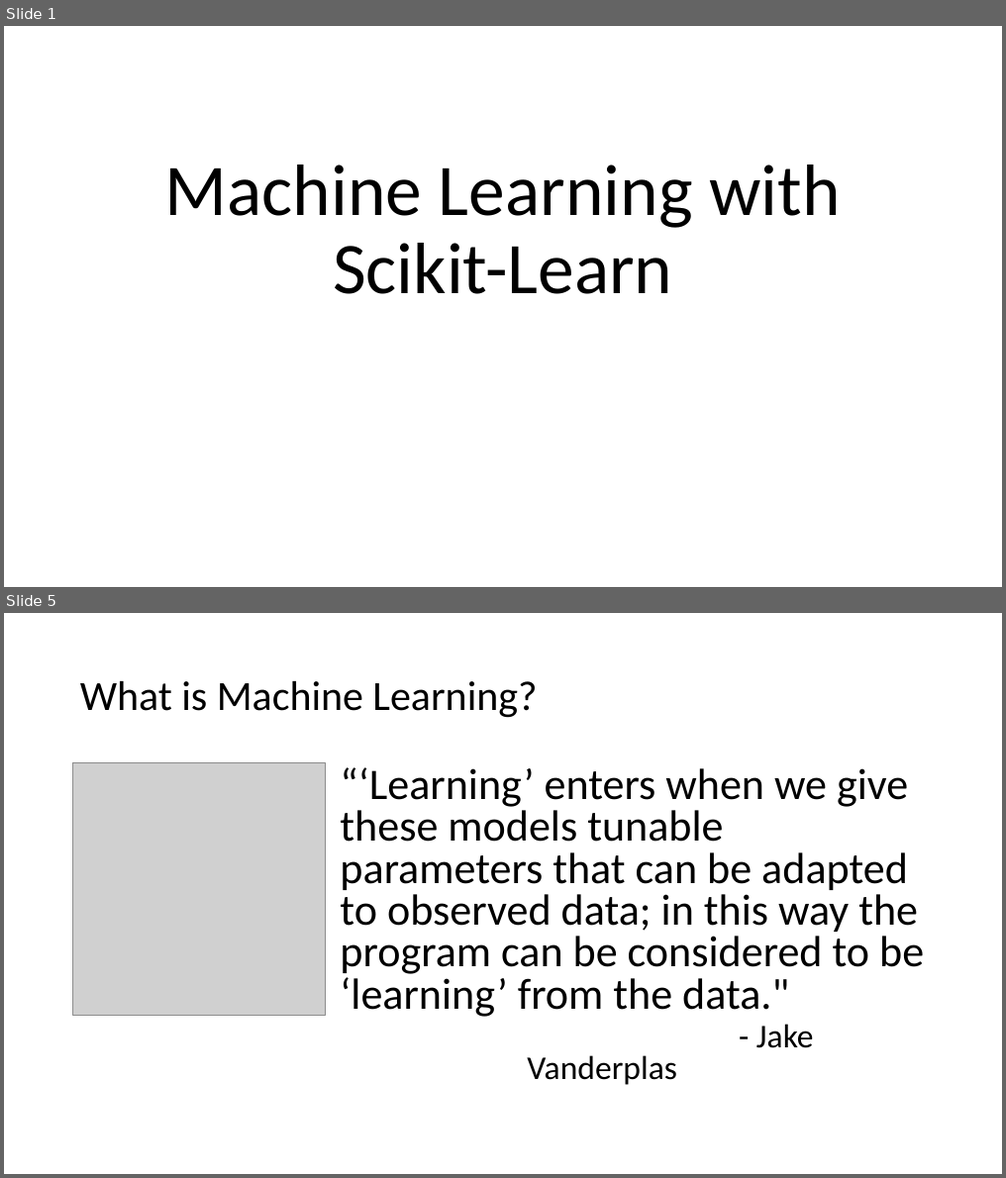
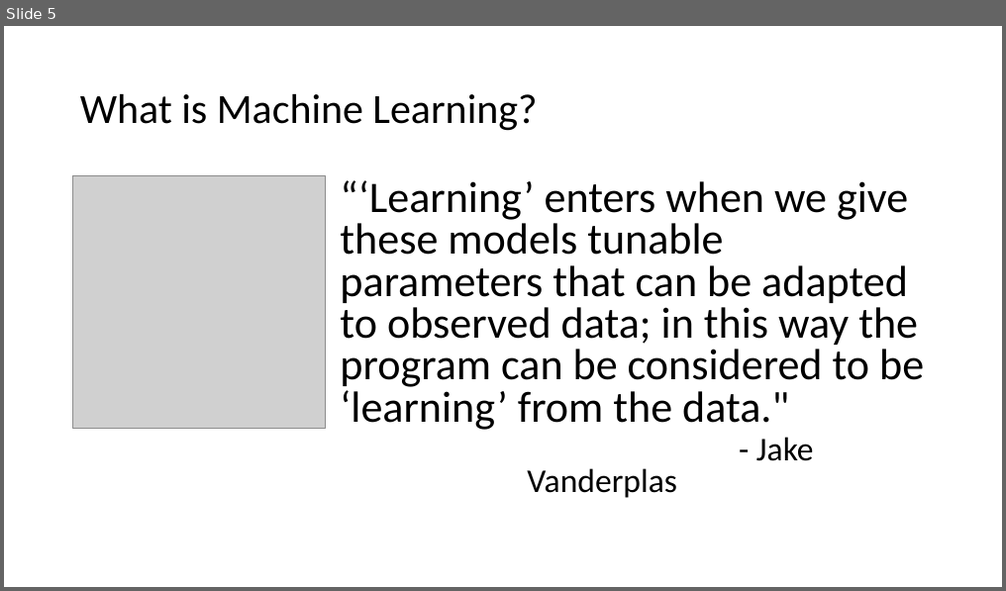
Before and after one commit to mGalarnyk/MLModelsScikit-Learn, a slide deck: powerpoints/Introduction.pptx. Shown one above the other, each under a label of ours: slides 1 and 5 before the commit, slide 5 after it; the slides between them are not shown. The pictures are 1006x1178 and 1006x591 pixels, drawn with LibreOffice and Linux fonts; fonts in the diff are those of the drawing; grey boxes stand for pictures. Boxes give left, top, right and bottom in pixels: in the first picture for what was removed or moved away, otherwise in the second. Text is boxed around its words. In the diff, an @@ line names an element or a change of style, - is before the commit and + after.

```diff
--- a/powerpoints/Introduction.pptx
+++ b/powerpoints/Introduction.pptx
@@ slide 1 removed at (x1=4, y1=26, x2=1002, y2=587), background #FFFFFF @@
@@ title removed at (x1=165, y1=165, x2=840, y2=294) @@
-Machine Learning with Scikit-Learn
```
Also in this commit, not shown: 6 slides changed, 4 slides added, 1 other slide removed, 3 other files.
